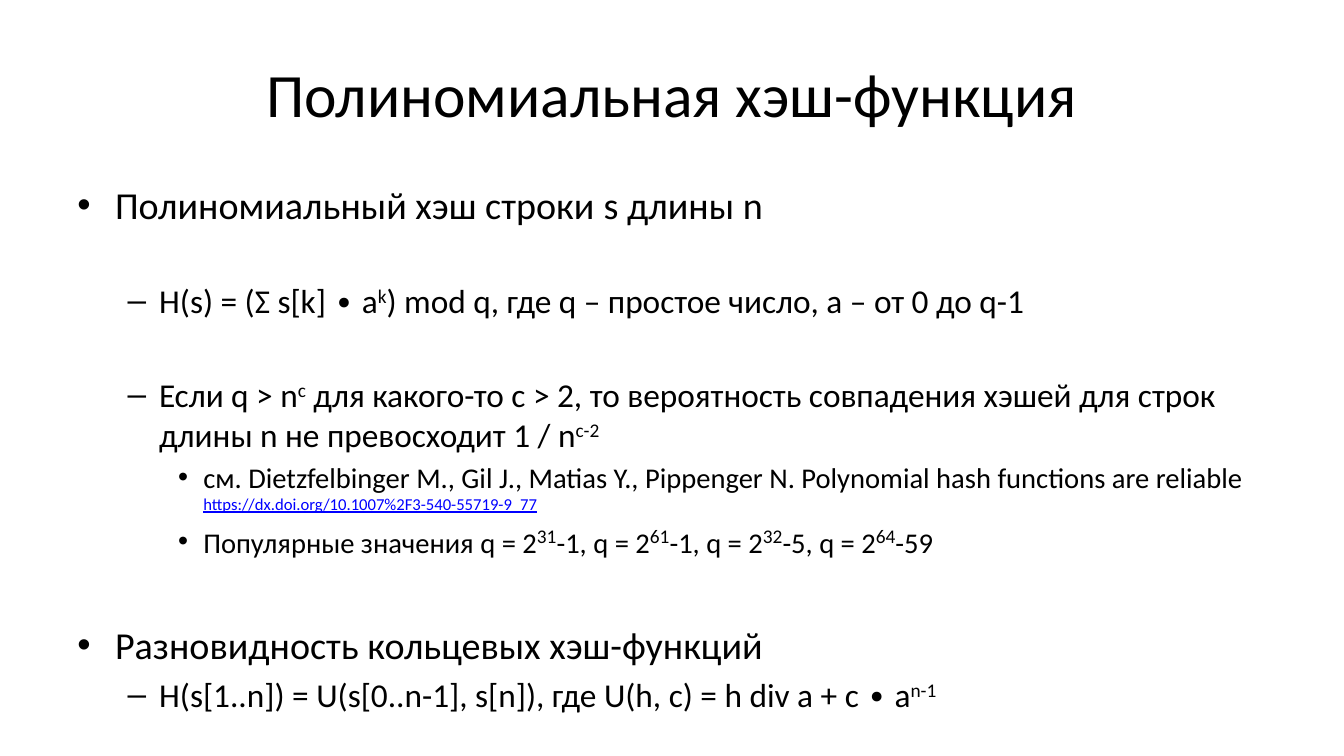
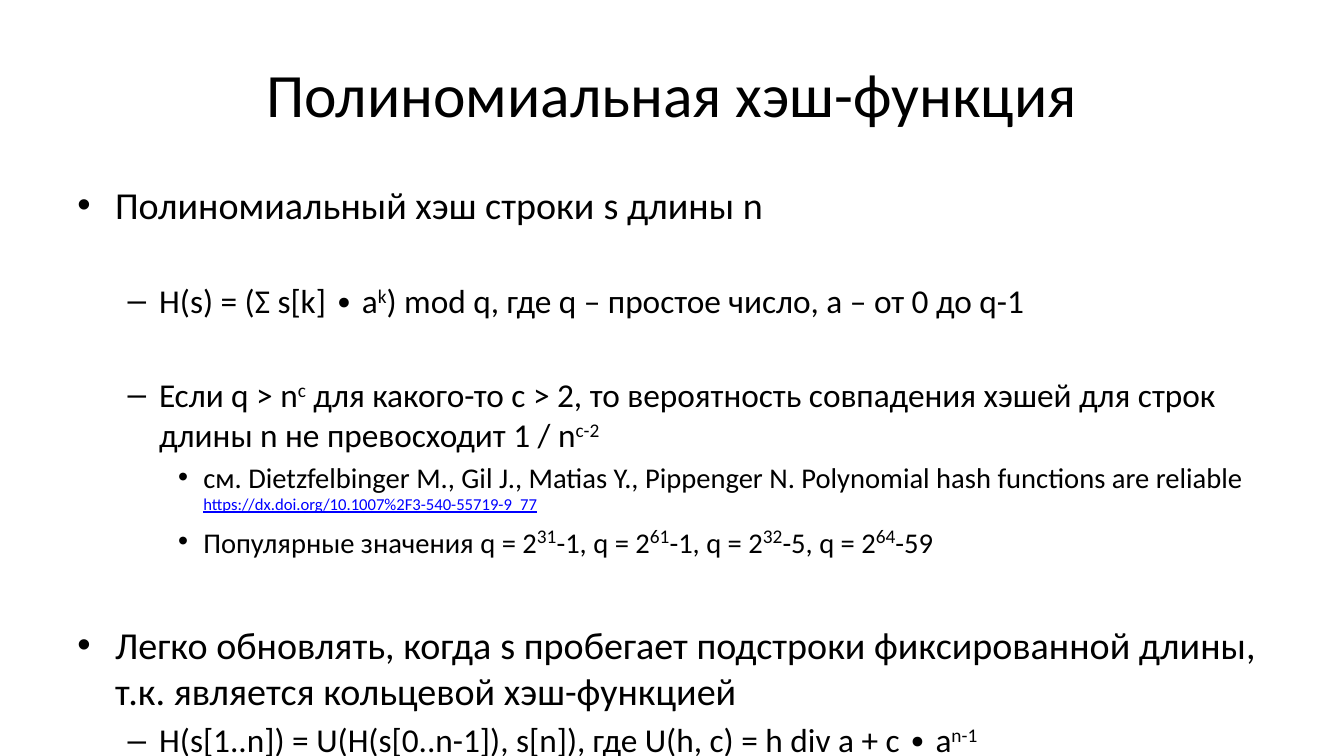
Before and after one commit to Evgueni-Petrov-aka-espetrov/Algorithms-and-Programming-in-C-pptx, a slide deck: slide 91 of 12 Алгоритмы поиска.pptx (slide 24 before the commit). Drawn at 1344x756 pixels with LibreOffice and Linux fonts; fonts in the diff are those of the drawing. Boxes give left, top, right and bottom in pixels: in the first picture for what was removed or moved away, otherwise in the second. Text is boxed around its words. In the diff, an @@ line names an element or a change of style, - is before the commit and + after.

```diff
--- a/12 Алгоритмы поиска.pptx
+++ b/12 Алгоритмы поиска.pptx
@@ text at box(115, 633, 1256, 756): text changed; size 23.8 to 27.2 pt @@
-• Разновидность кольцевых хэш-функций
-  – H(s[1..n]) = U(s[0..n-1], s[n]), где U(h, c) = h div a + c ∙ an-1
+• Легко обновлять, когда s пробегает подстроки фиксированной длины, т.к. является кольцевой хэш-функцией
+  – H(s[1..n]) = U(H(s[0..n-1]), s[n]), где U(h, c) = h div a + c ∙ an-1
```
Also in this commit, not shown: 22 other slides changed, 117 slides added, 32 slides removed.
